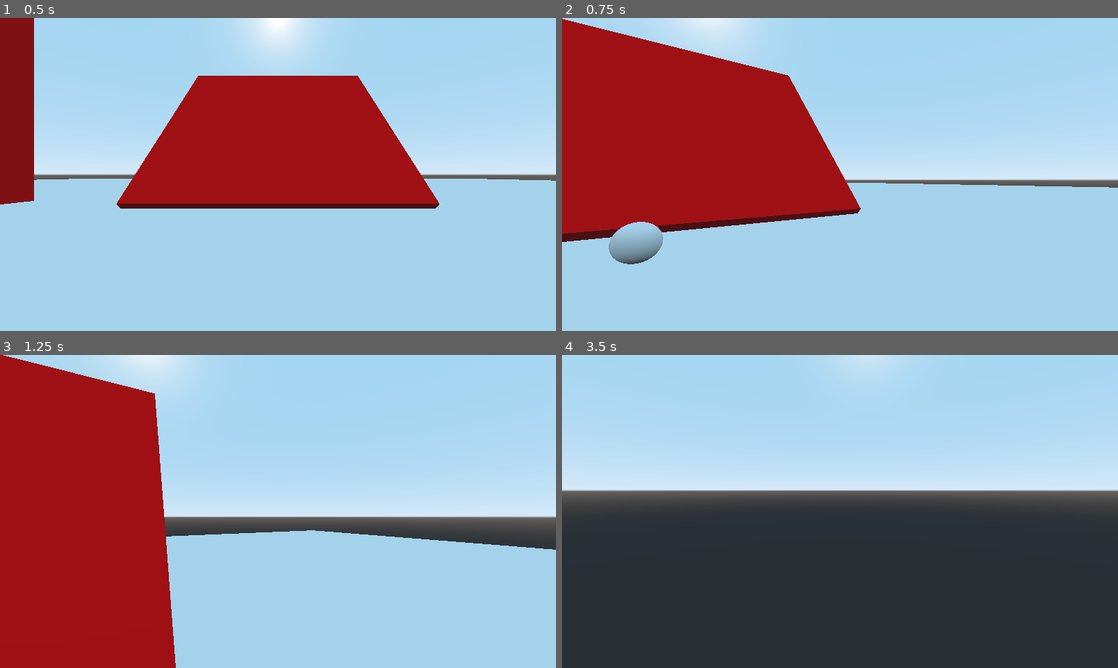
Above: before the commit, frames 1-4 (two rows, left to right).
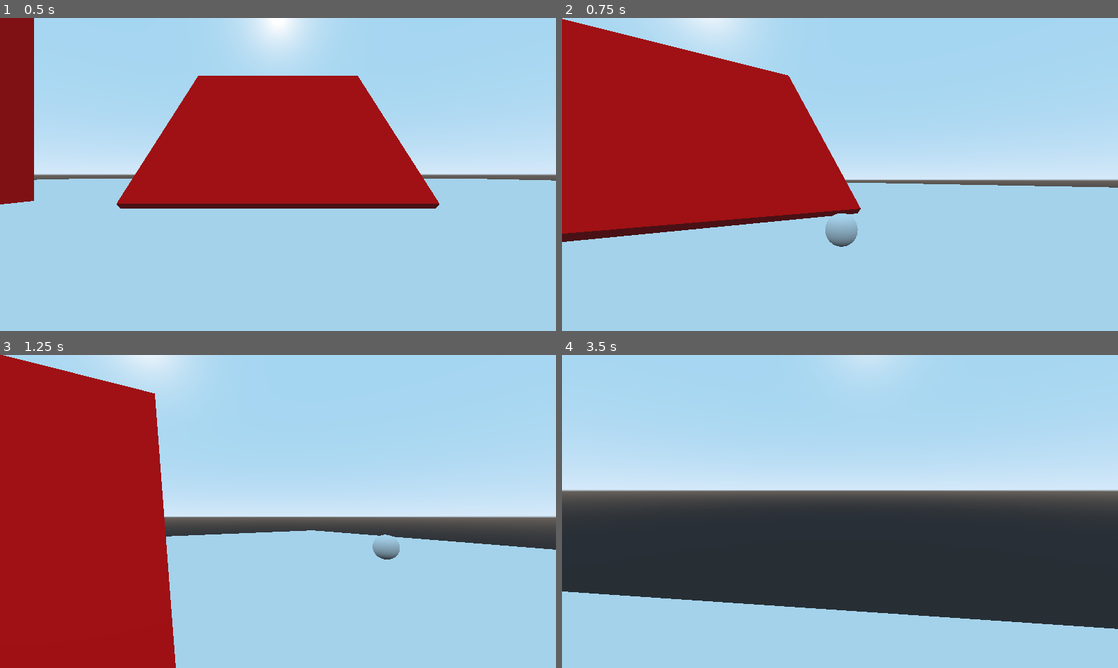
Above: after the commit, the same moments.

Repository: duckinator/nyoom
Game: Godot game, scene res://Main.tscn
Same seed, same stepped clock (60 frames per second), same inputs: the game is played once before the commit and once after it.
Inputs (mouse positions are in pixels of both pictures, inside the frame that each line leads up to):
- Up to frame 1 (0.5 s): no input
- Up to frame 2 (0.75 s): tap Enter at 0.5 s; move the mouse to (867, 174) at 0.52 s; hold W (movement_forward) from 0.53 s (still down); click (867, 174) at 0.6 s
- Up to frame 3 (1.25 s): keep holding W (movement_forward); tap Space (movement_jump) at 0.77 s
- Up to frame 4 (3.5 s): keep holding W (movement_forward); move the mouse to (812, 511) at 1.27 s; click (812, 511) at 1.35 s; tap Space (movement_jump) at 1.52, 3.02 s; move the mouse to (851, 505) at 2.02 s; right-click (851, 505) at 2.1 s; click (851, 505) at 2.3 s; move the mouse to (834, 517) at 2.77 s; click (834, 517) at 2.85 s

Frame 1 is identical in both runs. In frame 2, 1.4% of the frame differs, in the area x 8-54%, y 62-79%; in frame 3, 0.2%; in frame 4, 18%, in the area x 0-100%, y 75-100%.

Commit message:
aaaaa

Diff:
--- a/src/Player.gd
+++ b/src/Player.gd
@@ -35,7 +35,7 @@
 	#camera.fov = Game.get_field_of_view()
 
 func action_primary(_delta):
-	var impulse = Vector3(0, 0, -50)
+	var impulse = get_global_transform().basis * Vector3(0, 0, -50)
 	var bullet = BULLET.instance()
 	bullet.rotation = Vector3(rotation.x, rotation_helper.rotation.y, 0)
 	bullet.translation = translation + Vector3(0, -0.5, 0)
